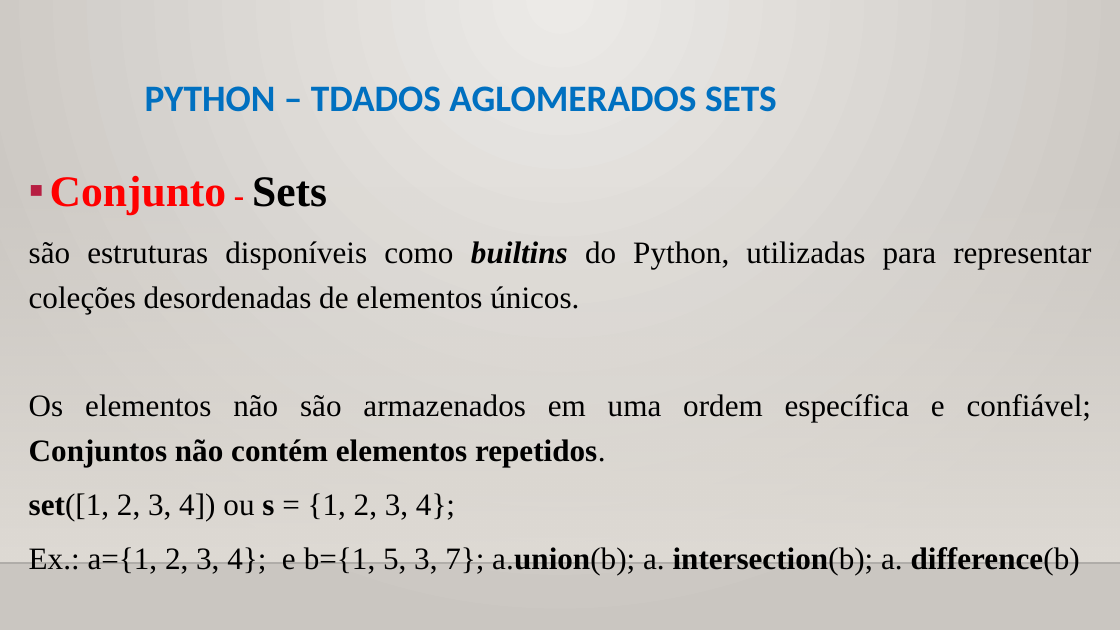
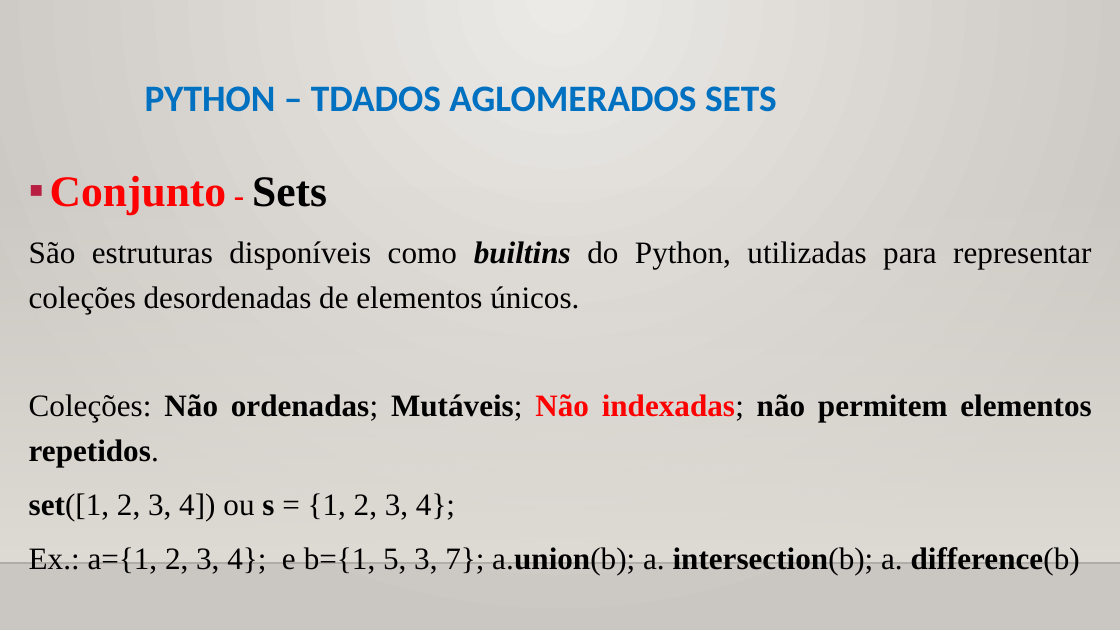
Before and after one commit to CloudEducationBrazil/WydenUniRuyPythonRAD, a slide deck: slide 22 of 01 Classes/Aula 07 RAD Python - Tipos de Dados Aglomerados.pptx. Drawn at 1120x630 pixels with LibreOffice and Linux fonts; fonts in the diff are those of the drawing; background and template pictures are left out. Boxes give left, top, right and bottom in pixels: in the first picture for what was removed or moved away, otherwise in the second. Text is boxed around its words. In the diff, an @@ line names an element or a change of style, - is before the commit and + after.

```diff
--- a/01 Classes/Aula 07 RAD Python - Tipos de Dados Aglomerados.pptx
+++ b/01 Classes/Aula 07 RAD Python - Tipos de Dados Aglomerados.pptx
@@ text at (x1=29, y1=241, x2=1091, y2=466): text changed @@
-são estruturas disponíveis como builtins do Python, utilizadas para representar coleções desordenadas de elementos únicos.
-Os elementos não são armazenados em uma ordem específica e confiável; Conjuntos não contém elementos repetidos.
+São estruturas disponíveis como builtins do Python, utilizadas para representar coleções desordenadas de elementos únicos.
+Coleções: Não ordenadas; Mutáveis; Não indexadas; não permitem elementos repetidos.
```
Also in this commit, not shown: 6 other slides changed, 1 slide added, 2 other files.
